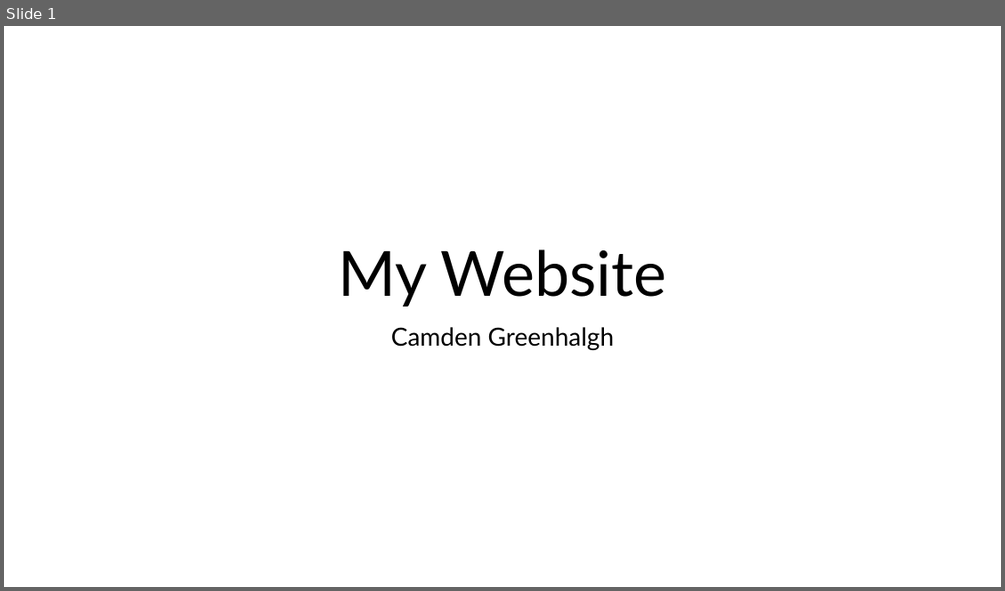
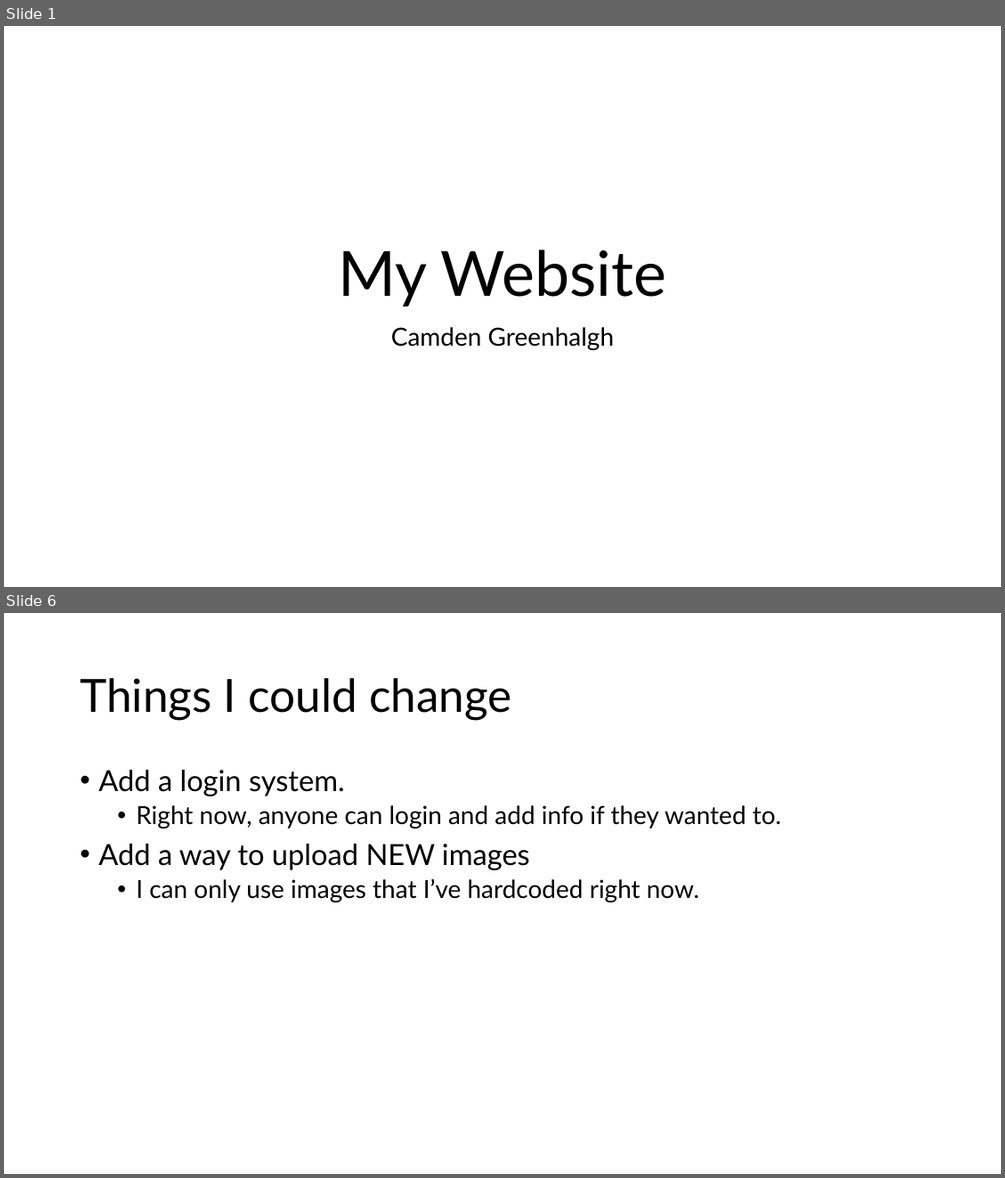
Before and after one commit to thehappycamden/thehappycamden.github.io, a slide deck: documentation/My Website.pptx. Shown one above the other, each under a label of ours: slide 1 before the commit, slides 1 and 6 after it; the slides between them are not shown. The pictures are 1005x591 and 1005x1178 pixels, drawn with LibreOffice and Linux fonts; fonts in the diff are those of the drawing. Boxes give left, top, right and bottom in pixels: in the first picture for what was removed or moved away, otherwise in the second. Text is boxed around its words. In the diff, an @@ line names an element or a change of style, - is before the commit and + after.

```diff
--- a/documentation/My Website.pptx
+++ b/documentation/My Website.pptx
@@ slide 6 added at <box>4,613,1001,1174</box>, background #FFFFFF @@
@@ title added at <box>80,678,512,720</box>, 44 pt, text #000000 @@
+Things I could change
@@ text added at <box>98,770,781,902</box>, 24 pt, text #000000 @@
+• Add a login system.
+  • Right now, anyone can login and add info if they wanted to.
+• Add a way to upload NEW images
+  • I can only use images that I’ve hardcoded right now.
```
Also in this commit, not shown: 1 slide changed, 3 other slides added, 1 slide removed, 12 other files.
